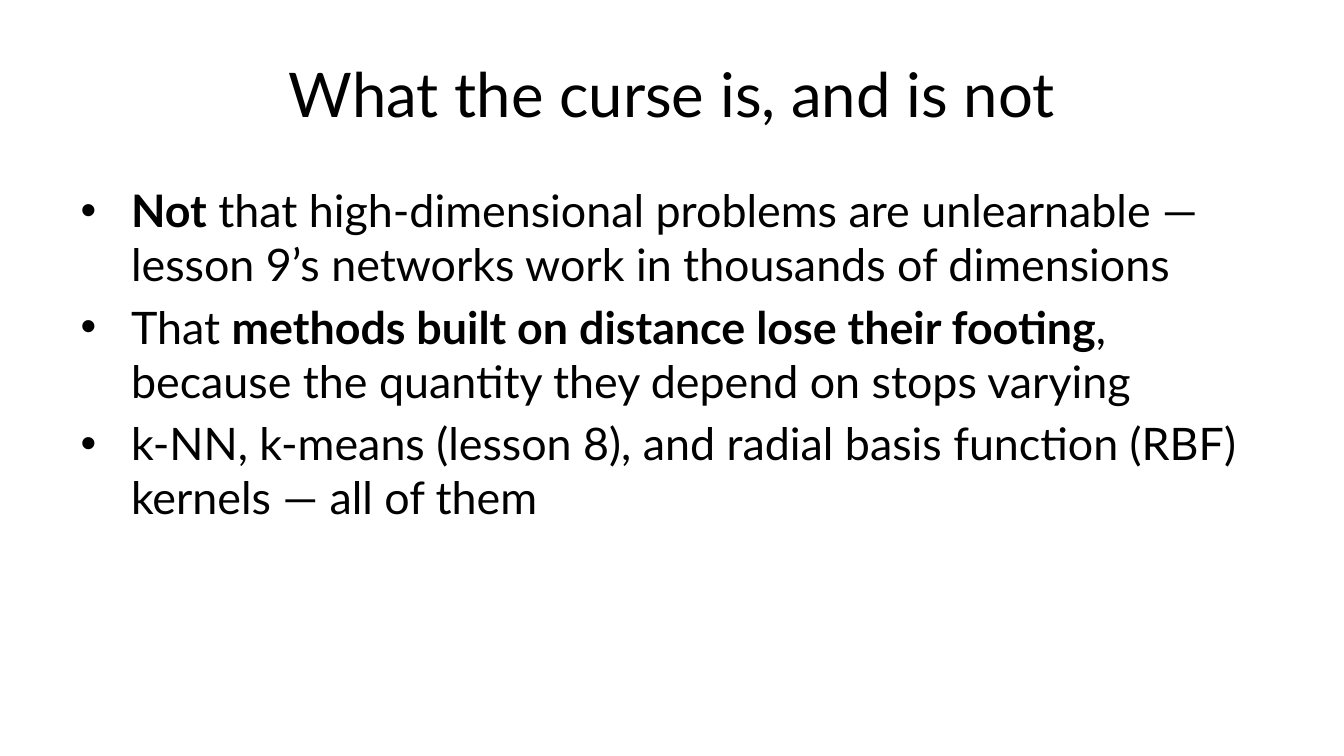
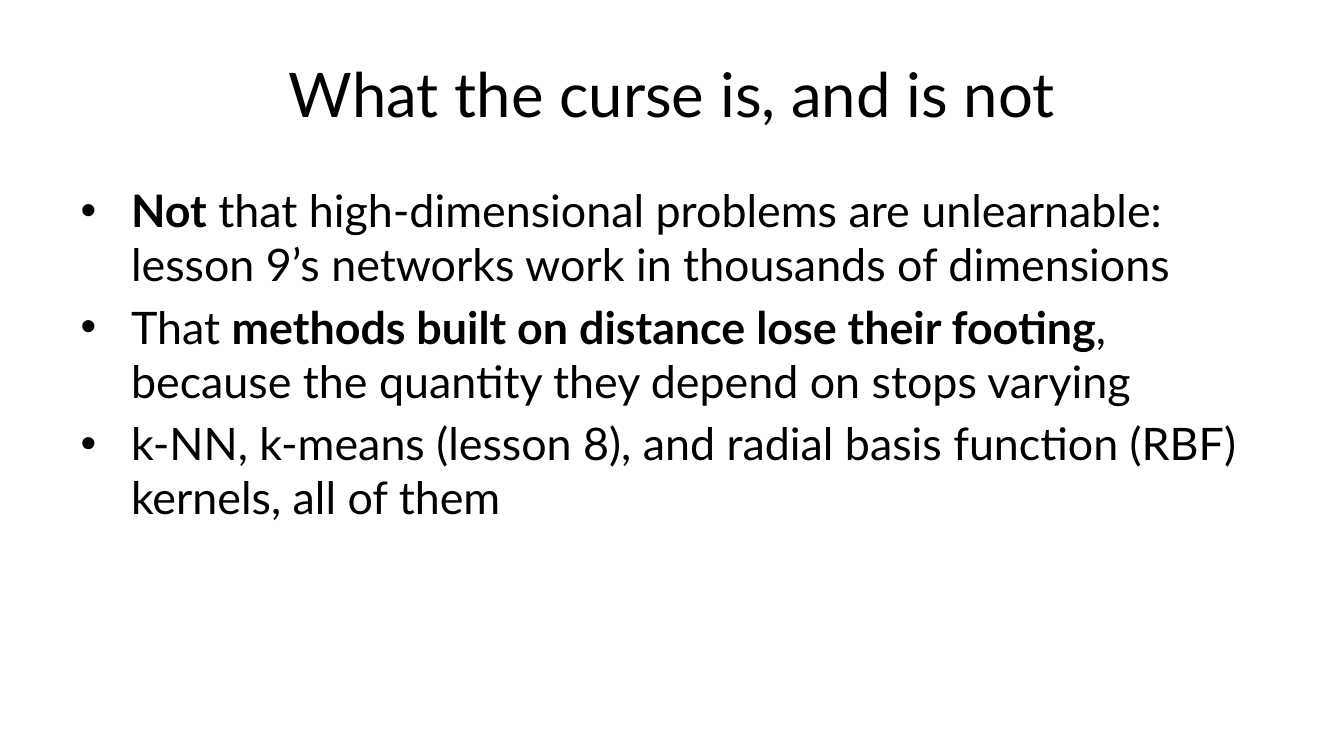
Before and after one commit to fabioantonini/technologies-for-artificial-intelligence, a slide deck: slide 21 of Lessons/06_knn_naive_bayes_svm/Slides/knn_naive_bayes_svm_slides.pptx. Drawn at 1344x756 pixels with LibreOffice and Linux fonts; fonts in the diff are those of the drawing; background and template pictures are left out. Boxes give left, top, right and bottom in pixels: in the first picture for what was removed or moved away, otherwise in the second. Text is boxed around its words. In the diff, an @@ line names an element or a change of style, - is before the commit and + after.

```diff
--- a/Lessons/06_knn_naive_bayes_svm/Slides/knn_naive_bayes_svm_slides.pptx
+++ b/Lessons/06_knn_naive_bayes_svm/Slides/knn_naive_bayes_svm_slides.pptx
@@ text at [131, 194, 1169, 282]: text changed @@
-• Not that high-dimensional problems are unlearnable — lesson 9’s networks work in thousands of dimensions
+• Not that high-dimensional problems are unlearnable: lesson 9’s networks work in thousands of dimensions
@@ text at [131, 425, 1236, 520]: text changed @@
-• k-NN, k-means (lesson 8), and radial basis function (RBF) kernels — all of them
+• k-NN, k-means (lesson 8), and radial basis function (RBF) kernels, all of them
```
Also in this commit, not shown: 16 other slides changed, 27 other files.
